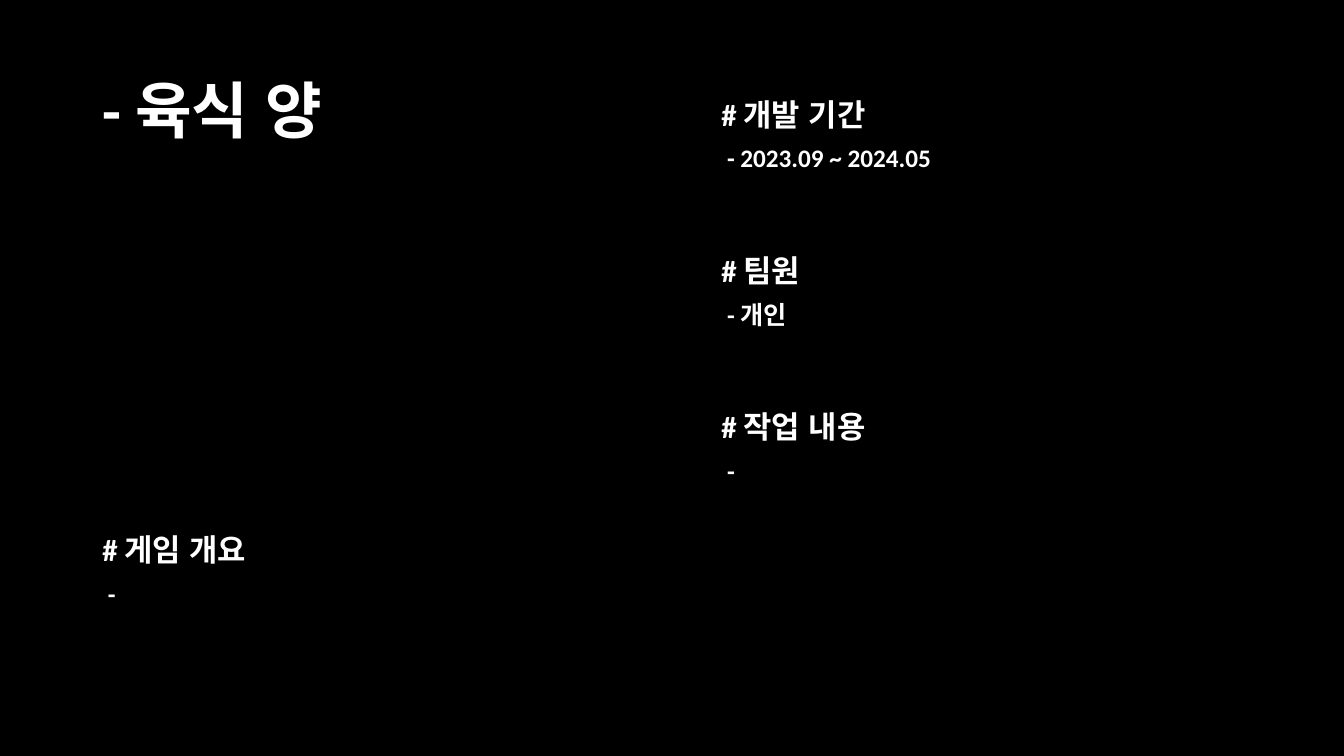
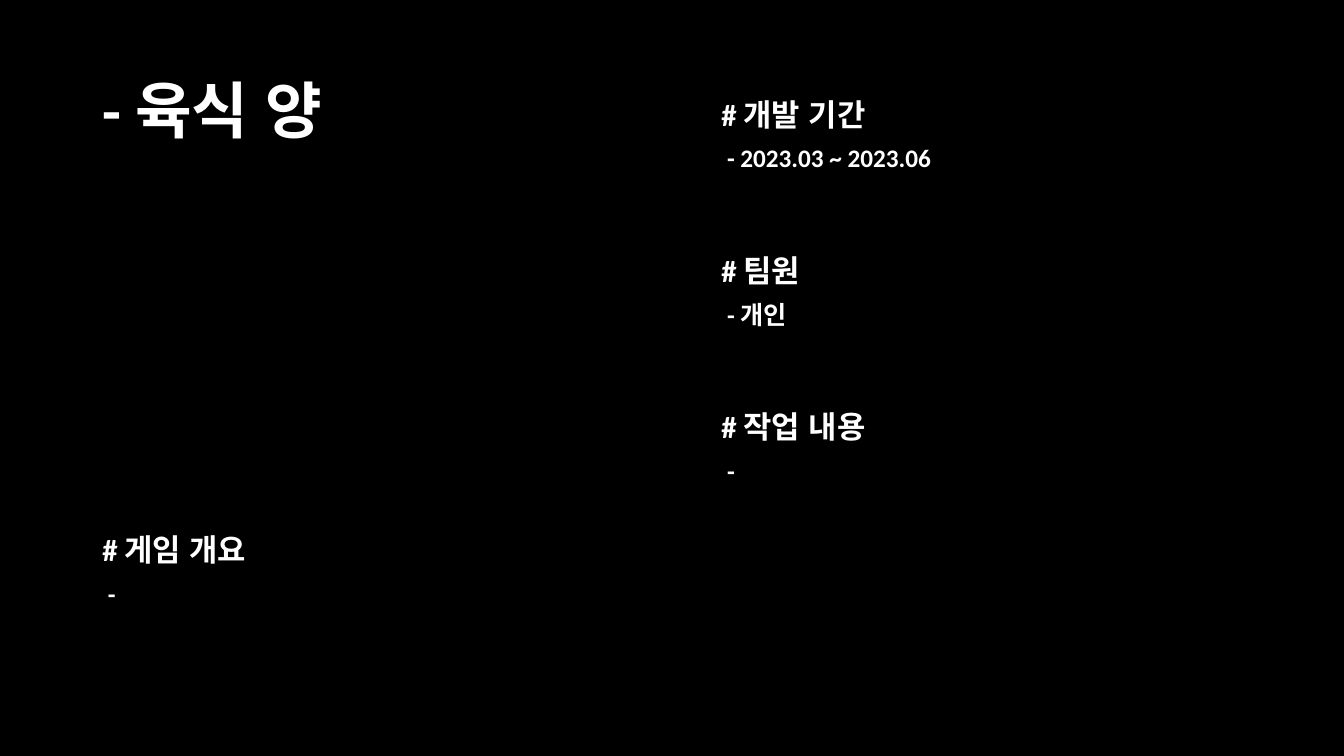
Before and after one commit to hazasue/B977012, a slide deck: slide 9 of portfolio.pptx. Drawn at 1344x756 pixels with LibreOffice and Linux fonts; fonts in the diff are those of the drawing. Boxes give left, top, right and bottom in pixels: in the first picture for what was removed or moved away, otherwise in the second. Text is boxed around its words. In the diff, an @@ line names an element or a change of style, - is before the commit and + after.

```diff
--- a/portfolio.pptx
+++ b/portfolio.pptx
@@ text at (x1=740, y1=149, x2=931, y2=168): text changed @@
-- 2023.09 ~ 2024.05
+- 2023.03 ~ 2023.06
```
Also in this commit, not shown: 6 other slides changed, 3 slides removed.
